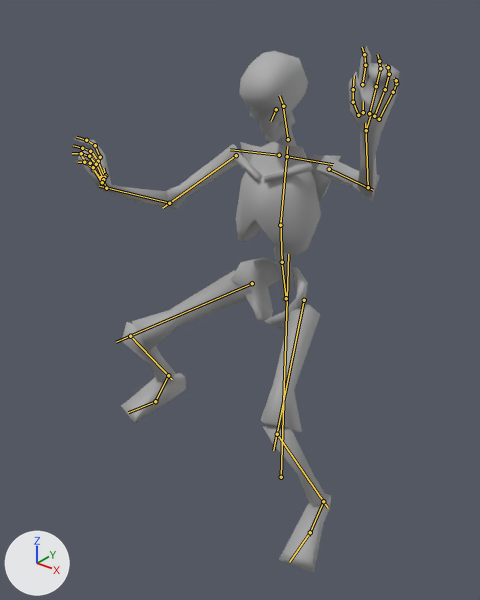
An edit to the glTF model art/Character/animations/raw_import/animset_climb.glb, drawn before and after from the same camera.
Rendered twice from a 50 mm camera at (1.243, -1.832, 1.651) aimed at (-0.018, -0.256, 0.674). The axes (+X, +Y, +Z) are drawn at lower left. The lights are the same throughout. Both versions are drawn at frame 12 of the action 'climb_dn'; the numbers are the values there. The bones that bend it are drawn over the model as lines.

In view in the first picture: 'Grim'.
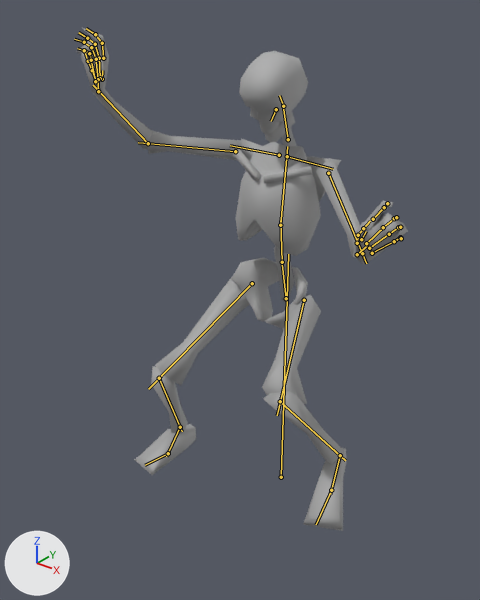
Diff of the bpy script that builds the scene:
```diff
--- a/art/Character/animations/raw_import/animset_climb.glb.py
+++ b/art/Character/animations/raw_import/animset_climb.glb.py
@@ bone_shoulder_r @@
 bone_shoulder_r = bpy.data.objects['char'].pose.bones['shoulder.R']  # child of 'chest'
-bone_shoulder_r.rotation_quaternion = (0.999, -0.014, -0.002, 0.045)  # degrees (-2, 0, 5)
+bone_shoulder_r.rotation_quaternion = (0.999, 0.025, 0.01, 0.045)  # degrees (3, 1, 5)
@@ bone_upper_arm_r @@
 bone_upper_arm_r = bpy.data.objects['char'].pose.bones['upper_arm.R']  # child of 'shoulder.R'
-bone_upper_arm_r.rotation_quaternion = (0.749, 0.062, 0.559, 0.35)  # degrees (53, 53, 78)
+bone_upper_arm_r.rotation_quaternion = (0.651, 0.254, 0.704, 0.131)  # degrees (103, 58, 93)
@@ bone_forearm_r @@
 bone_forearm_r = bpy.data.objects['char'].pose.bones['forearm.R']  # child of 'upper_arm.R'
-bone_forearm_r.rotation_quaternion = (0.858, -0.277, 0.0, 0.433)  # degrees (-29, 14, 50)
+bone_forearm_r.rotation_quaternion = (0.918, -0.214, 0.0, 0.335)  # degrees (-23, 8, 38)
@@ bone_hand_r @@
 bone_hand_r = bpy.data.objects['char'].pose.bones['hand.R']  # child of 'forearm.R'
-bone_hand_r.rotation_quaternion = (0.735, 0.164, -0.366, 0.548)  # degrees (-13, -46, 79)
+bone_hand_r.rotation_quaternion = (0.775, 0.058, -0.492, 0.392)  # degrees (-30, -54, 69)
@@ bone_shoulder_l @@
 bone_shoulder_l = bpy.data.objects['char'].pose.bones['shoulder.L']  # child of 'chest'
-bone_shoulder_l.rotation_quaternion = (0.999, 0.025, -0.01, -0.045)  # degrees (3, -1, -5)
+bone_shoulder_l.rotation_quaternion = (0.999, -0.014, 0.002, -0.045)  # degrees (-2, 0, -5)
@@ bone_upper_arm_l @@
 bone_upper_arm_l = bpy.data.objects['char'].pose.bones['upper_arm.L']  # child of 'shoulder.L'
-bone_upper_arm_l.rotation_quaternion = (0.651, 0.254, -0.704, -0.131)  # degrees (103, -58, -93)
+bone_upper_arm_l.rotation_quaternion = (0.749, 0.062, -0.559, -0.35)  # degrees (53, -53, -78)
@@ bone_forearm_l @@
 bone_forearm_l = bpy.data.objects['char'].pose.bones['forearm.L']  # child of 'upper_arm.L'
-bone_forearm_l.rotation_quaternion = (0.918, -0.214, 0.0, -0.335)  # degrees (-23, -8, -38)
+bone_forearm_l.rotation_quaternion = (0.858, -0.277, 0.0, -0.433)  # degrees (-29, -14, -50)
@@ bone_hand_l @@
 bone_hand_l = bpy.data.objects['char'].pose.bones['hand.L']  # child of 'forearm.L'
-bone_hand_l.rotation_quaternion = (0.775, 0.058, 0.492, -0.392)  # degrees (-30, 54, -69)
+bone_hand_l.rotation_quaternion = (0.735, 0.164, 0.366, -0.548)  # degrees (-13, 46, -79)
@@ bone_thigh_r @@
 bone_thigh_r = bpy.data.objects['char'].pose.bones['thigh.R']  # child of 'hips'
-bone_thigh_r.rotation_quaternion = (0.81, -0.529, -0.005, 0.253)  # degrees (-63, 15, 25)
+bone_thigh_r.rotation_quaternion = (0.915, -0.377, 0.011, 0.143)  # degrees (-44, 7, 15)
@@ bone_shin_r @@
 bone_shin_r = bpy.data.objects['char'].pose.bones['shin.R']  # child of 'thigh.R'
-bone_shin_r.rotation_quaternion = (0.701, 0.714, 0.0, -0.008)  # degrees (91, 1, -1)
+bone_shin_r.rotation_quaternion = (0.871, 0.492, 0.0, -0.005)  # degrees (59, 0, -1)
@@ bone_foot_r @@
 bone_foot_r = bpy.data.objects['char'].pose.bones['foot.R']  # child of 'shin.R'
-bone_foot_r.rotation_quaternion = (0.98, -0.001, 0.021, -0.2)  # degrees (-1, 2, -23)
+bone_foot_r.rotation_quaternion = (0.989, 0.025, 0.024, -0.144)  # degrees (2, 3, -17)
@@ bone_thigh_l @@
 bone_thigh_l = bpy.data.objects['char'].pose.bones['thigh.L']  # child of 'hips'
-bone_thigh_l.rotation_quaternion = (0.915, -0.377, -0.011, -0.143)  # degrees (-44, -7, -15)
+bone_thigh_l.rotation_quaternion = (0.81, -0.529, 0.005, -0.253)  # degrees (-63, -15, -25)
@@ bone_shin_l @@
 bone_shin_l = bpy.data.objects['char'].pose.bones['shin.L']  # child of 'thigh.L'
-bone_shin_l.rotation_quaternion = (0.871, 0.492, 0.0, 0.005)  # degrees (59, 0, 1)
+bone_shin_l.rotation_quaternion = (0.701, 0.714, 0.0, 0.008)  # degrees (91, -1, 1)
@@ bone_foot_l @@
 bone_foot_l = bpy.data.objects['char'].pose.bones['foot.L']  # child of 'shin.L'
-bone_foot_l.rotation_quaternion = (0.989, 0.025, -0.024, 0.144)  # degrees (2, -3, 17)
+bone_foot_l.rotation_quaternion = (0.98, -0.001, -0.021, 0.2)  # degrees (-1, -2, 23)
```

Pixel boxes [x1, y1, x2, y2] of what changed, in the pictures (480 x 600 px):
'Grim', posed: before [73, 46, 399, 573]; after [75, 28, 408, 531]
bone 'shoulder.R', root to tip: before (279, 155) to (230, 149); after (279, 155) to (230, 145)
bone 'upper_arm.R', root to tip: before (236, 155) to (162, 208); after (235, 151) to (138, 142)
bone 'forearm.R', root to tip: before (169, 203) to (99, 186); after (148, 143) to (93, 85)
bone 'hand.R', root to tip: before (106, 188) to (101, 177); after (98, 91) to (97, 77)
bone 'shoulder.L', root to tip: before (287, 156) to (333, 164); after (287, 156) to (333, 169)
bone 'upper_arm.L', root to tip: before (329, 169) to (373, 190); after (328, 173) to (366, 263)
bone 'forearm.L', root to tip: before (368, 187) to (365, 123); after (362, 253) to (356, 254)
bone 'hand.L', root to tip: before (366, 130) to (371, 112); after (357, 254) to (368, 245)
bone 'thigh.R', root to tip: before (252, 283) to (116, 342); after (252, 283) to (148, 389)
bone 'shin.R', root to tip: before (130, 336) to (172, 379); after (159, 378) to (182, 431)
bone 'foot.R', root to tip: before (168, 375) to (154, 404); after (180, 427) to (166, 456)
bone 'thigh.L', root to tip: before (304, 300) to (273, 450); after (304, 300) to (277, 415)
bone 'shin.L', root to tip: before (277, 434) to (328, 508); after (280, 401) to (345, 460)
bone 'foot.L', root to tip: before (323, 501) to (308, 536); after (340, 455) to (330, 494)
